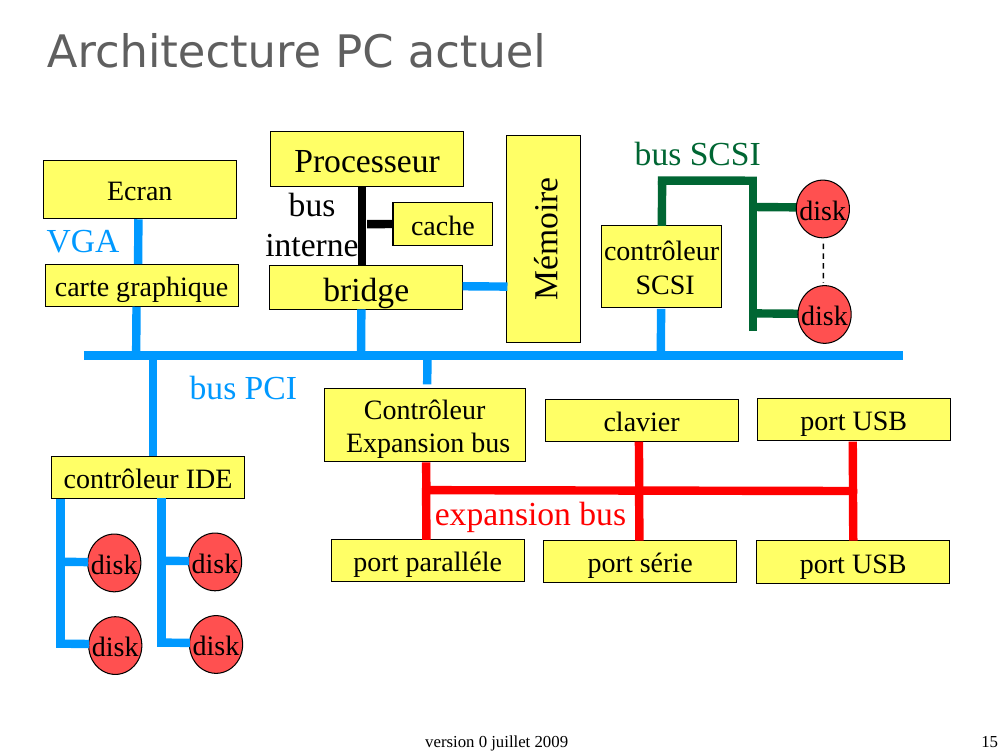
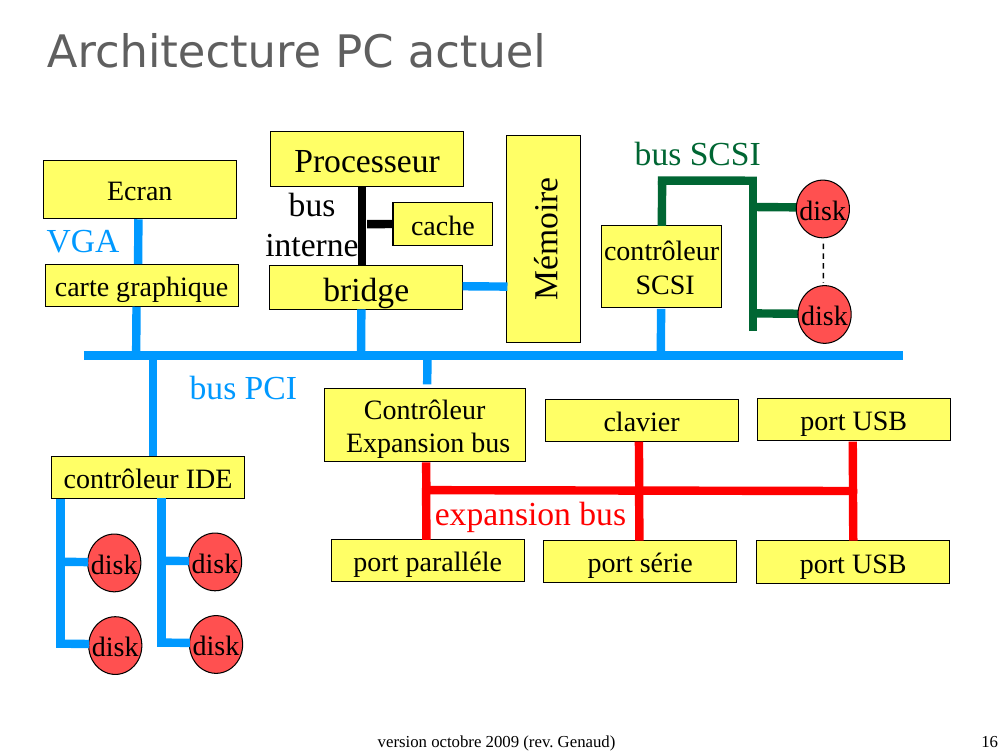
Before and after one commit to duanegris/texts, a slide deck: slide 16 of isi1/slides/2_architecture_machine.ppt (slide 15 before the commit). Drawn at 1008x756 pixels with LibreOffice and Linux fonts; fonts in the diff are those of the drawing; background and template pictures are left out. Boxes give left, top, right and bottom in pixels: in the first picture for what was removed or moved away, otherwise in the second. Text is boxed around its words. In the diff, an @@ line names an element or a change of style, - is before the commit and + after.

```diff
--- a/isi1/slides/2_architecture_machine.ppt
+++ b/isi1/slides/2_architecture_machine.ppt
@@ text at <box>378,735,616,751</box>: text changed @@
-version 0 juillet 2009
+version octobre 2009 (rev. Genaud)
@@ page number at <box>981,736,998,747</box>: text changed @@
-15
+16
```
Also in this commit, not shown: 37 other slides changed, 1 slide added, 1 slide removed, 2 other files.
